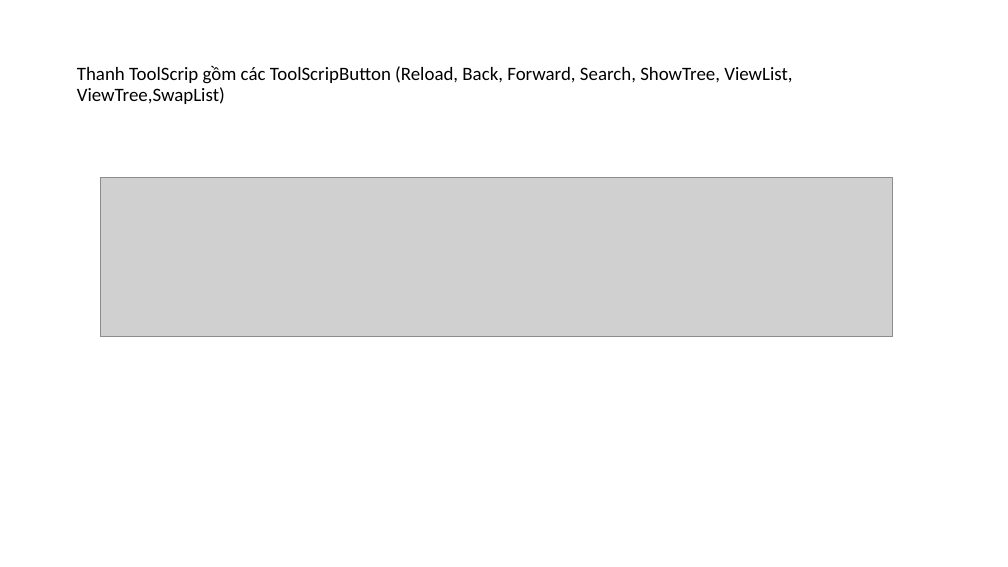
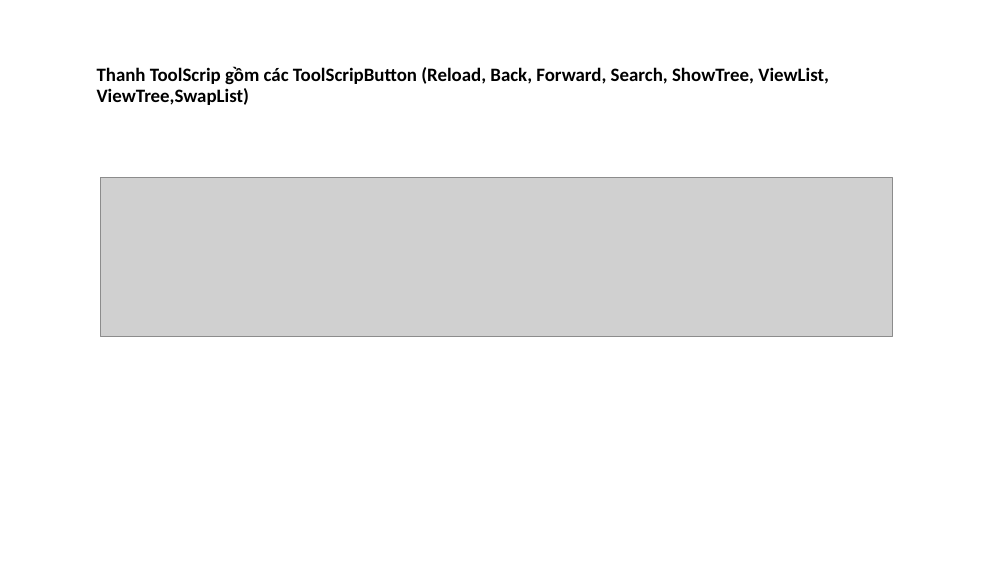
Before and after one commit to Hoaipt1998/Buit-a-file-manager-on-window, a slide deck: slide 13 of PowerPointDoAn1.pptx (slide 11 before the commit). Drawn at 1008x567 pixels with LibreOffice and Linux fonts; fonts in the diff are those of the drawing; grey boxes stand for pictures. Boxes give left, top, right and bottom in pixels: in the first picture for what was removed or moved away, otherwise in the second. Text is boxed around its words. In the diff, an @@ line names an element or a change of style, - is before the commit and + after.

```diff
--- a/PowerPointDoAn1.pptx
+++ b/PowerPointDoAn1.pptx
@@ title "Thanh ToolScrip gồm các ToolScripButton ...": place and size @@
-title "Thanh ToolScrip gồm các ToolScripButton ..." at [77,65,792,104]
+title "Thanh ToolScrip gồm các ToolScripButton ..." at [97,66,829,105]
@@ title "Thanh ToolScrip gồm các ToolScripButton ..." at [97,66,829,105]: bold on @@
```
Also in this commit, not shown: 10 other slides changed, 2 slides added, 1 slide removed.
